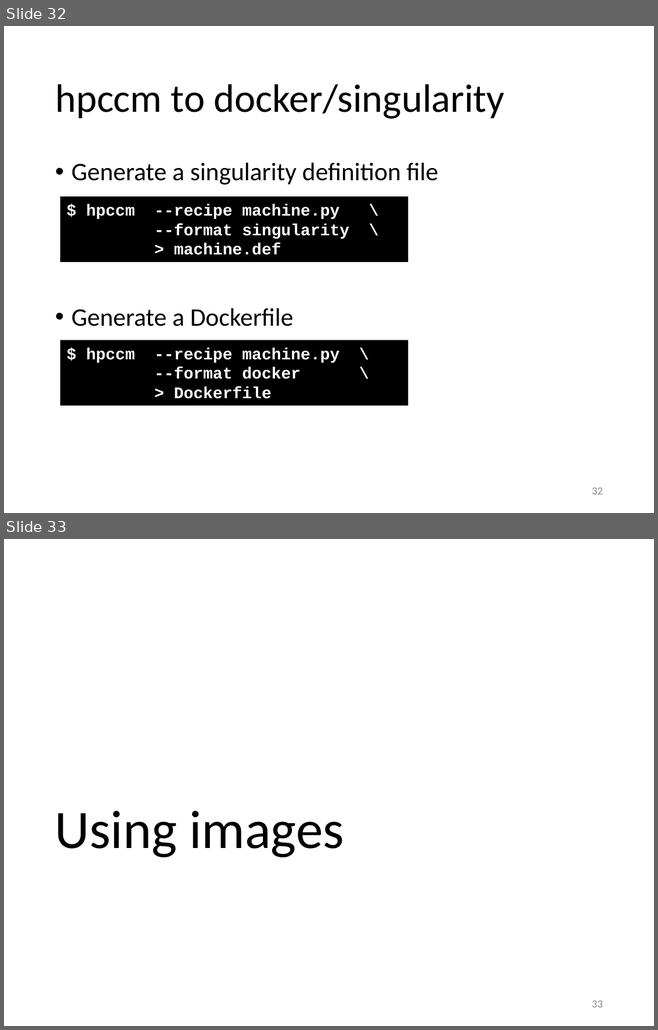
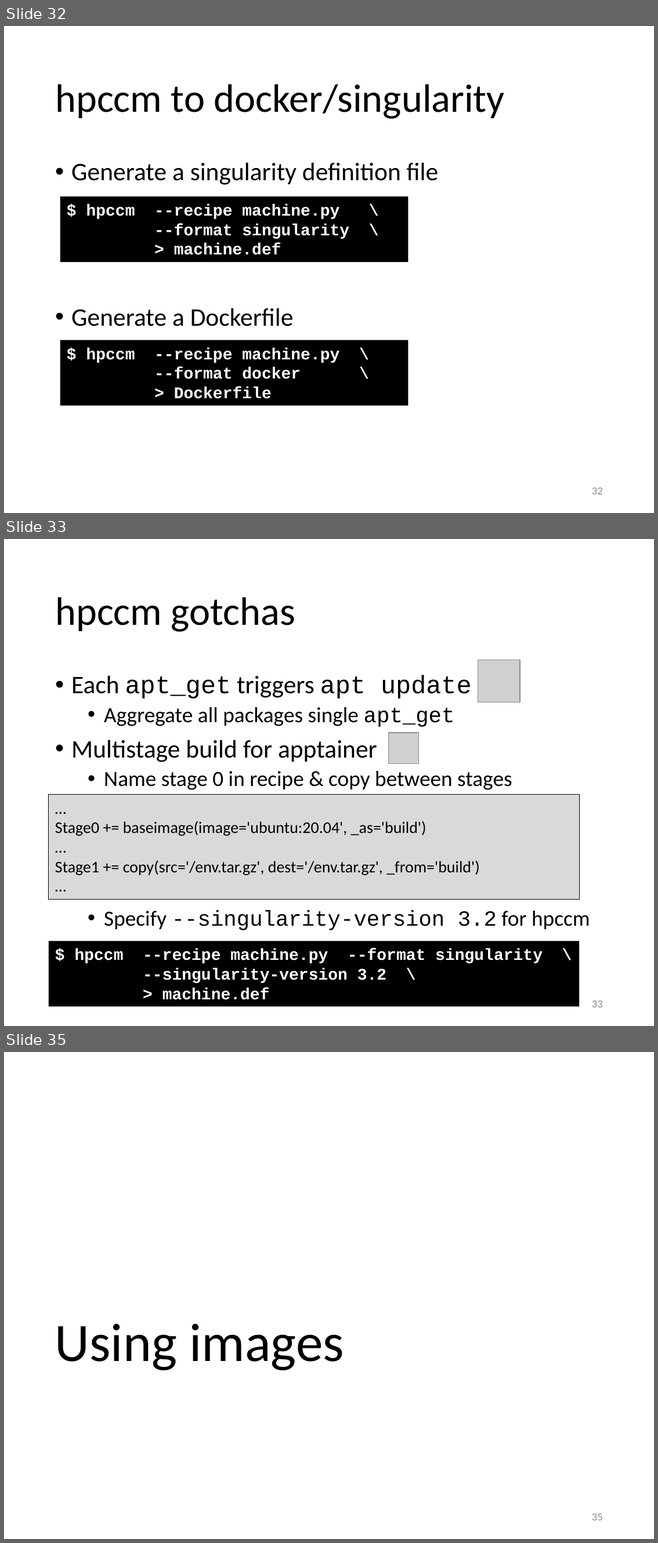
Before and after one commit to gjbex/Containers-for-HPC, a slide deck: containers_for_hpc.pptx. Shown one above the other, each under a label of ours: slides 32 and 33 before the commit, slides 32, 33 and 35 after it; the slides between them are not shown. The pictures are 658x1030 and 658x1543 pixels, drawn with LibreOffice and Linux fonts; fonts in the diff are those of the drawing; grey boxes stand for pictures. Boxes give left, top, right and bottom in pixels: in the first picture for what was removed or moved away, otherwise in the second. Text is boxed around its words. In the diff, an @@ line names an element or a change of style, - is before the commit and + after.

Commit message:
Add slides on hpccm multistage builds

```diff
--- a/containers_for_hpc.pptx
+++ b/containers_for_hpc.pptx
@@ slide 33 added at (4,539,654,1026), background #FFFFFF @@
@@ title added at (55,597,295,632), 44 pt, text #000000 @@
+hpccm gotchas
@@ picture added at (477,660,520,702) @@
@@ text added at (71,675,590,931), 24 pt, text #000000 @@
+• Each apt_get triggers apt update
+  • Aggregate all packages single apt_get
+• Multistage build for apptainer
+  • Name stage 0 in recipe & copy between stages
+  • Specify --singularity-version 3.2 for hpccm
@@ picture added at (388,733,418,764) @@
@@ rectangle added at (49,795,579,900), fill #D9D9D9, outline #000000 0.75 pt, 18 pt, text #000000 @@
+…
+Stage0 += baseimage(image='ubuntu:20.04', _as='build')
+…
+Stage1 += copy(src='/env.tar.gz', dest='/env.tar.gz', _from='build')
+…
@@ rectangle added at (49,941,579,1006), fill #000000, 18 pt, text #FFFFFF, bold @@
+$ hpccm --recipe machine.py --format singularity \
+--singularity-version 3.2 \
+> machine.def
@@ page number added at (592,1001,603,1008), 12 pt, text #8C8C8C @@
+33
@@ what was slide 33 is now slide 35 @@
@@ page number at (592,1514,603,1521): text changed @@
-33
+35
```
Also in this commit, not shown: 1 slide changed, 1 other slide added.
